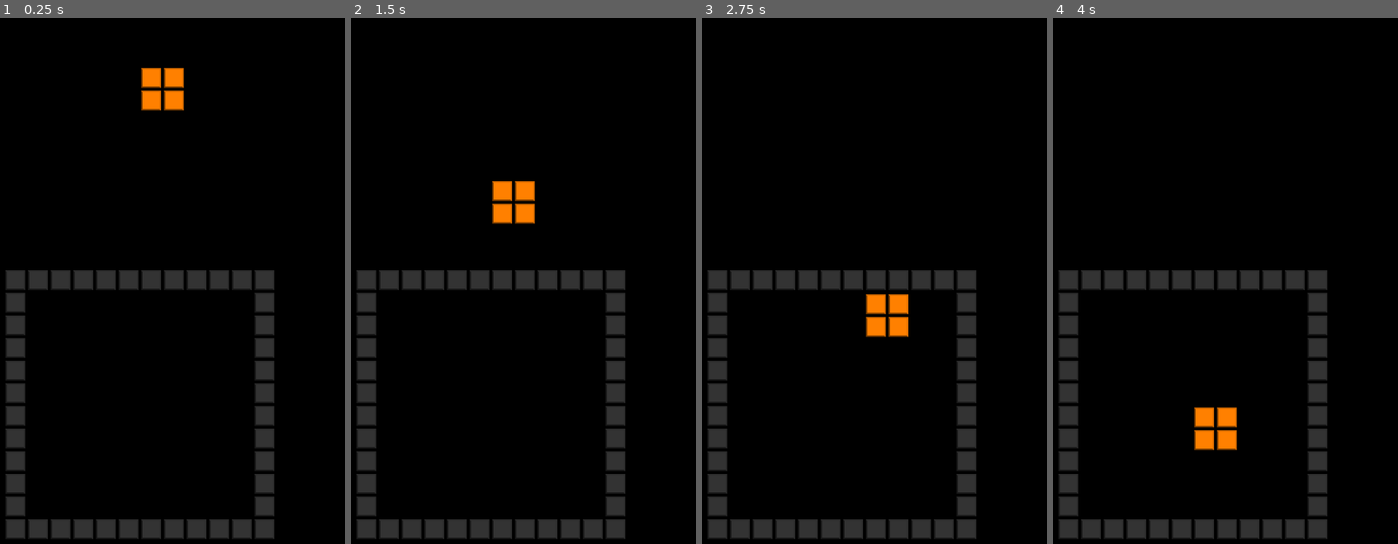
Above: before the commit, frames 1-4 (left to right).
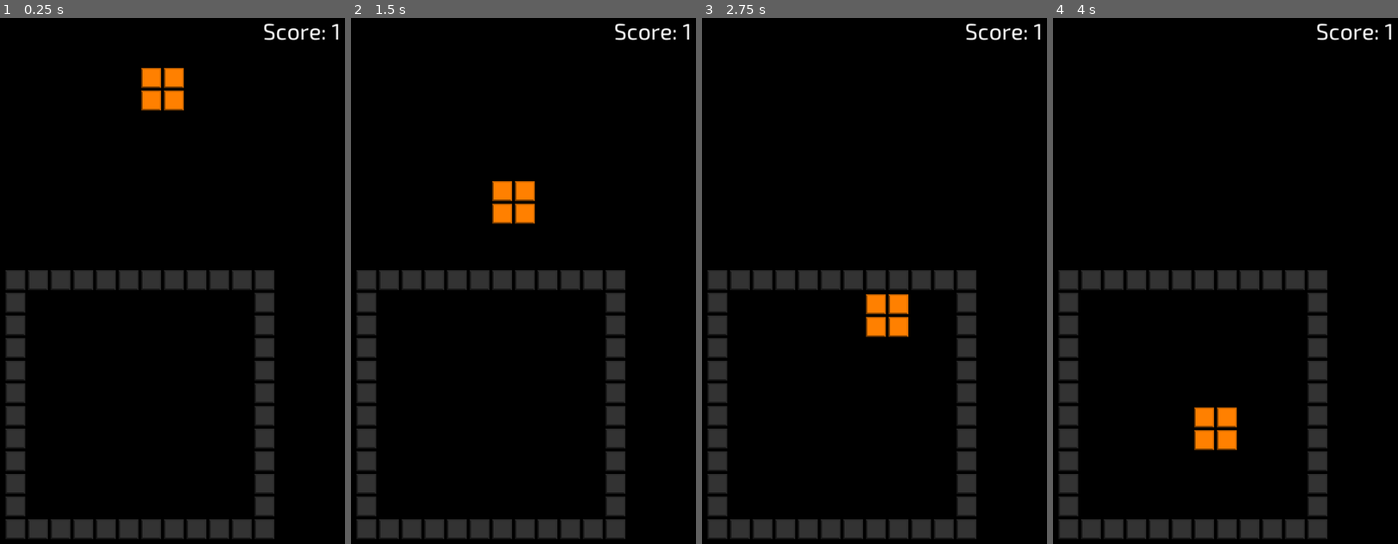
Above: after the commit, the same moments.

Repository: danielcannell/rotatris
Game: Godot game, scene res://Main.tscn
Two runs of this game, one before a commit and one after it. Both use one fixed random seed, a clock stepped at 60 frames per second and the inputs below.
Inputs:
- Up to frame 1 (0.25 s): no input
- Up to frame 2 (1.5 s): hold Right (move_right) 0.53-1.28 s; tap Down (rotate_ccw) at 0.6 s; tap Enter at 1.25 s; hold Left (move_left) from 1.28 s (still down); tap Up (rotate_cw) at 1.35 s
- Up to frame 3 (2.75 s): release Left (move_left) at 2.03 s; hold Right (move_right) from 2.03 s (still down); tap Down (rotate_ccw) at 2.1 s
- Up to frame 4 (4 s): tap Up (rotate_cw) at 2.85 s; release Right (move_right) at 3.53 s; hold Left (move_left) from 3.53 s (still down); tap Down (rotate_ccw) at 3.6 s

The runs differ from the first frame. In frame 1, 0.3% of the frame differs, in the area x 76-99%, y 1-5%; in frame 2, 0.3%; in frame 3, 0.3%; in frame 4, 0.3%.

Commit message:
Move score label back into view

Diff:
--- a/Main.tscn
+++ b/Main.tscn
@@ -17,10 +17,10 @@
 margin_bottom = 40.0
 
 [node name="ScoreLabel" type="Label" parent="UI"]
-margin_left = 854.0
+margin_left = 432.0
 margin_top = 20.0
-margin_right = 1006.0
-margin_bottom = 58.0
+margin_right = 584.0
+margin_bottom = 59.0
 grow_horizontal = 0
 custom_fonts/font = ExtResource( 3 )
 text = "Score: 125"
